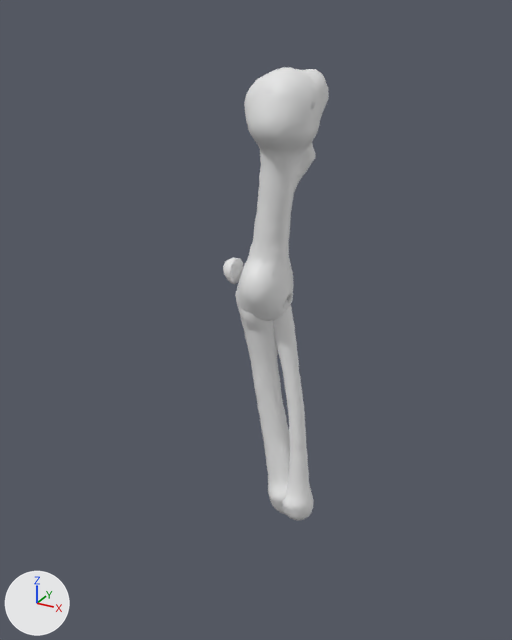
What one commit did to the FBX model blender/out/Mammouth/export/Os_Bras_Mammouth.fbx.
Camera for both pictures: a 50 mm lens placed at (6.09, -11.9, 5.69), pointed at (-0.32, -0.24, -0.14). Arrows for +X, +Y and +Z are at lower left; the lights stay in place. The older version comes first.

In view in the first picture: 'Os_Bras_Mammouth_01'.
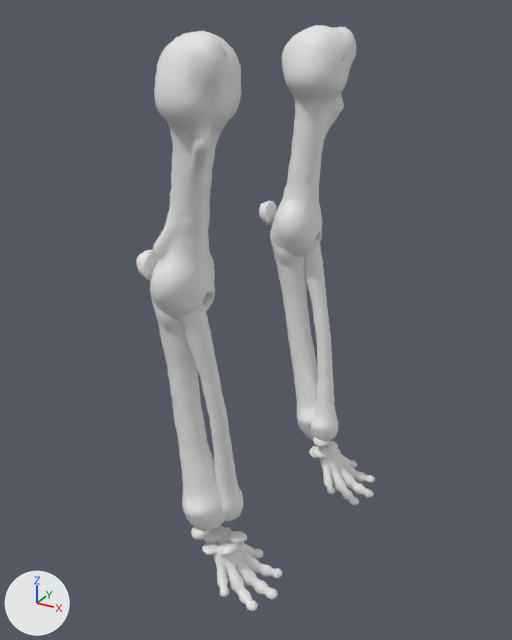
The edits, one by one:
me_os_bras_mammouth_01 is used by ob_os_bras_mammouth_01; location (0.0, 0.0, 0.0).
me_os_bras_mammouth_01 had 2746 vertices, 5480 faces and spanned x -1.14..1.14, y -0.78..0.78, z -4.73..4.73.
me_os_bras_mammouth_01 now has 7472 vertices, 14953 faces and spans x -1.73..1.73, y -2.96..2.96, z -5.39..5.39.
me_os_bras_mammouth_01 part 1: the loose piece of 1267 vertices spanning x -0.76..0.8, y -0.78..0.78, z -0.16..4.73 is moved by (-0.36, 2.18, 0.65).
me_os_bras_mammouth_01 part 2: the loose piece of 63 vertices spanning x -1.14..-0.84, y -0.35..0.2, z 0.5..1.05 is moved by (-0.36, 2.18, 0.65).
me_os_bras_mammouth_01 part 3: the loose piece of 905 vertices spanning x -0.82..0.94, y -0.65..0.44, z -4.73..0.58 is moved by (-0.36, 2.18, 0.65).
me_os_bras_mammouth_01 part 4: the loose piece of 511 vertices spanning x -0.23..1.14, y -0.75..0.33, z -4.59..0.32 is moved by (-0.36, 2.18, 0.65).
me_os_bras_mammouth_01 part 5: 3736 vertices added at x -1.73..1.16, y -2.96..-1.23, z -5.39..5.39.
me_os_bras_mammouth_01 part 6: 990 vertices added at x -0.16..1.73, y 1.27..2.84, z -5.38..-3.71.

Location of each change, [x1, y1, x2, y2] in pixels of the pictures (512 x 640 px; the box of a moved part takes in the faces that stretch with it):
'Os_Bras_Mammouth_01', reshaped (124% wider, 29% taller): before [223, 67, 329, 521]; after [136, 25, 375, 611]
part 1 of me_os_bras_mammouth_01, moved or reshaped: before [236, 67, 329, 321]; after [271, 25, 356, 257]
part 2 of me_os_bras_mammouth_01, moved or reshaped: before [223, 257, 243, 284]; after [259, 201, 277, 225]
part 3 of me_os_bras_mammouth_01, moved or reshaped: before [235, 291, 290, 515]; after [270, 231, 318, 438]
part 4 of me_os_bras_mammouth_01, moved or reshaped: before [273, 300, 313, 521]; after [304, 238, 338, 441]
part 5 of me_os_bras_mammouth_01, added: after [136, 31, 283, 611]
part 6 of me_os_bras_mammouth_01, added: after [306, 435, 375, 505]
